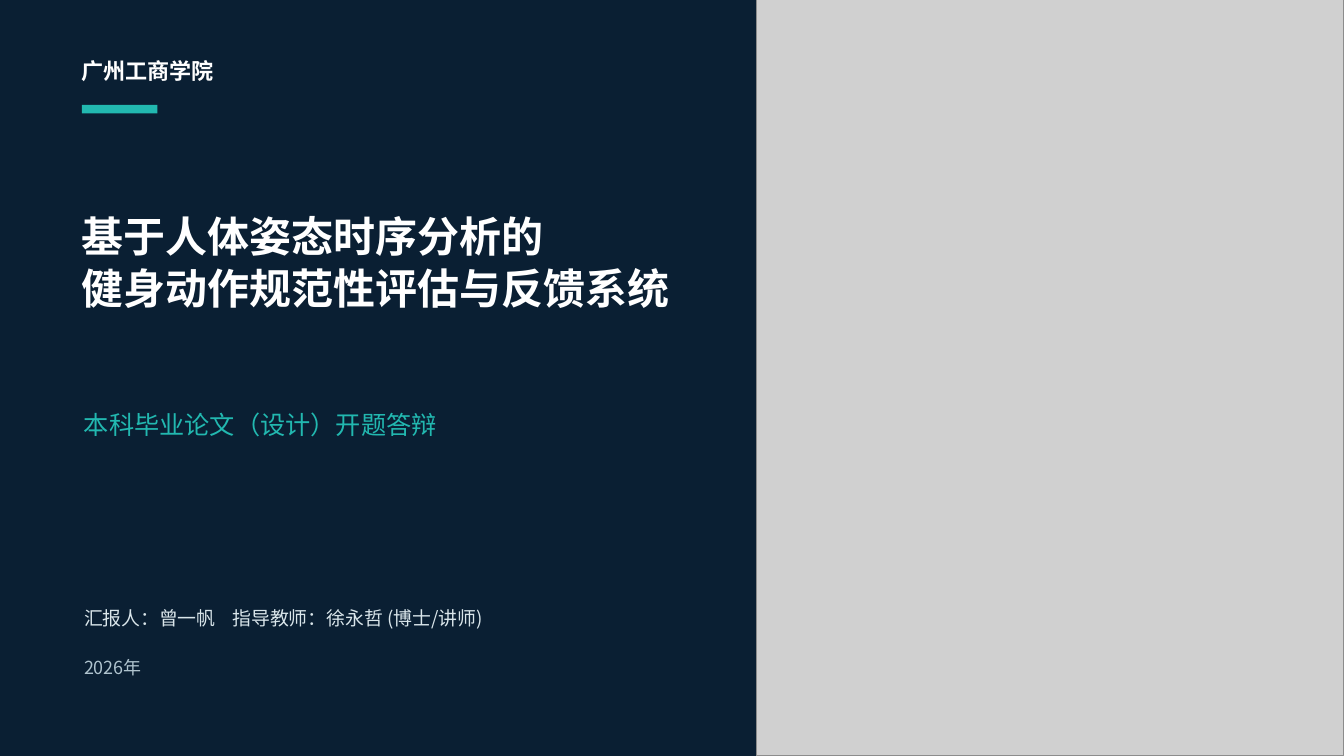
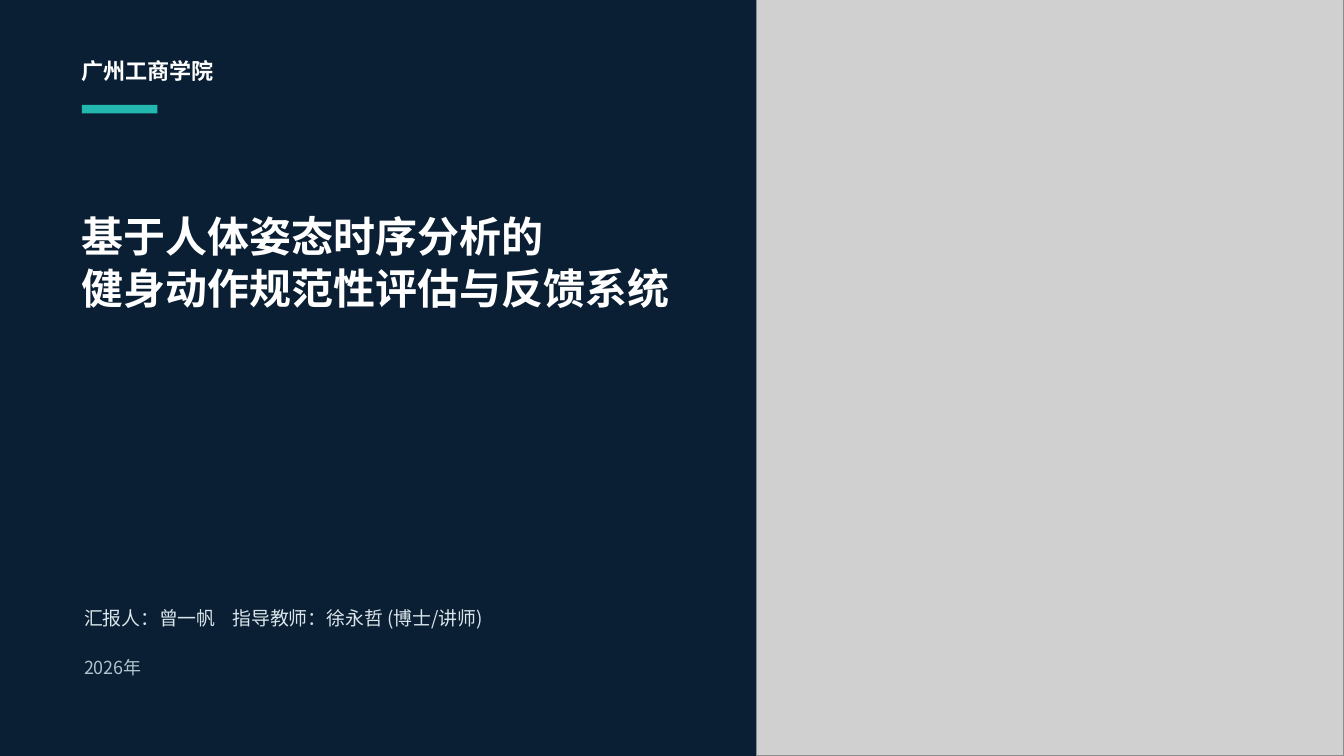
Before and after one commit to huwany1/Undergraduate-engineering-thesis, a slide deck: slide 1 of 基于人体姿态时序分析的健身动作规范性评估与反馈系统.pptx. Drawn at 1344x756 pixels with LibreOffice and Linux fonts; fonts in the diff are those of the drawing; grey boxes stand for pictures. Boxes give left, top, right and bottom in pixels: in the first picture for what was removed or moved away, otherwise in the second. Text is boxed around its words. In the diff, an @@ line names an element or a change of style, - is before the commit and + after.

```diff
--- a/基于人体姿态时序分析的健身动作规范性评估与反馈系统.pptx
+++ b/基于人体姿态时序分析的健身动作规范性评估与反馈系统.pptx
@@ text removed at (x1=84, y1=412, x2=437, y2=436) @@
-本科毕业论文（设计）开题答辩
```
Also in this commit, not shown: 1 other slide changed, 1 other file.
